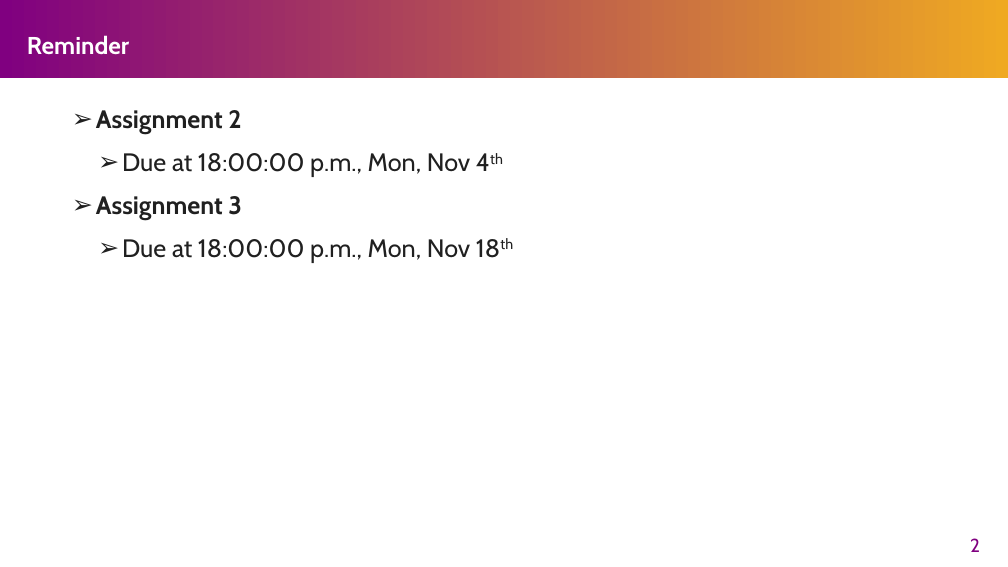
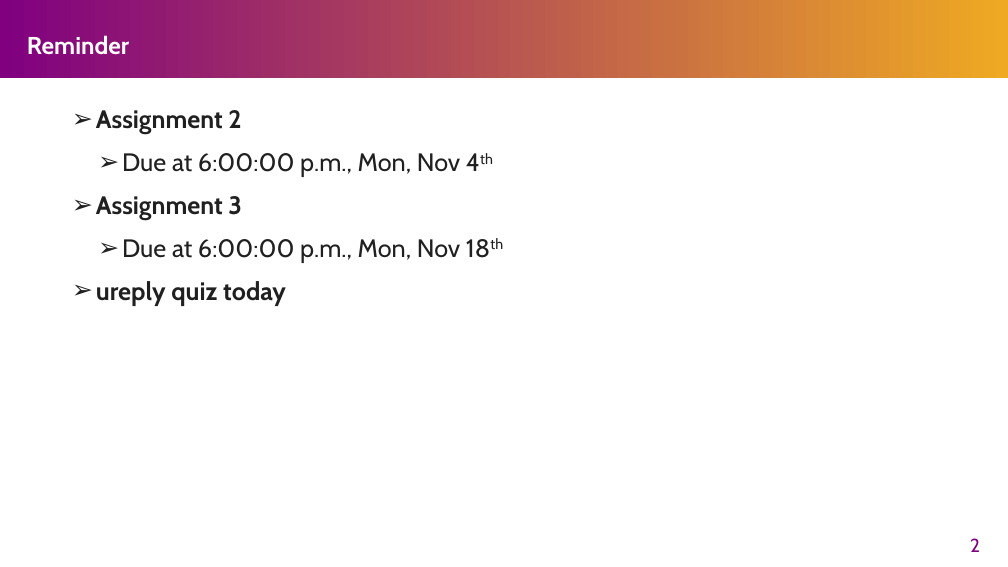
Before and after one commit to Marcusleeleelee/CSCI3150, a slide deck: slide 2 of tutorial/T09/tut09.pptx. Drawn at 1008x567 pixels with LibreOffice and Linux fonts; fonts in the diff are those of the drawing. Boxes give left, top, right and bottom in pixels: in the first picture for what was removed or moved away, otherwise in the second. Text is boxed around its words. In the diff, an @@ line names an element or a change of style, - is before the commit and + after.

Commit message:
add answer of quiz4

```diff
--- a/tutorial/T09/tut09.pptx
+++ b/tutorial/T09/tut09.pptx
@@ text at bbox=[122, 153, 460, 177]: text changed @@
-  ➢ Due at 18:00:00 p.m., Mon, Nov 4th
+  ➢ Due at 6:00:00 p.m., Mon, Nov 4th
@@ text at bbox=[96, 239, 460, 306]: text changed @@
-  ➢ Due at 18:00:00 p.m., Mon, Nov 18th
+  ➢ Due at 6:00:00 p.m., Mon, Nov 18th
+➢ ureply quiz today
```
Also in this commit, not shown: 2 other slides changed, 1 other file.
